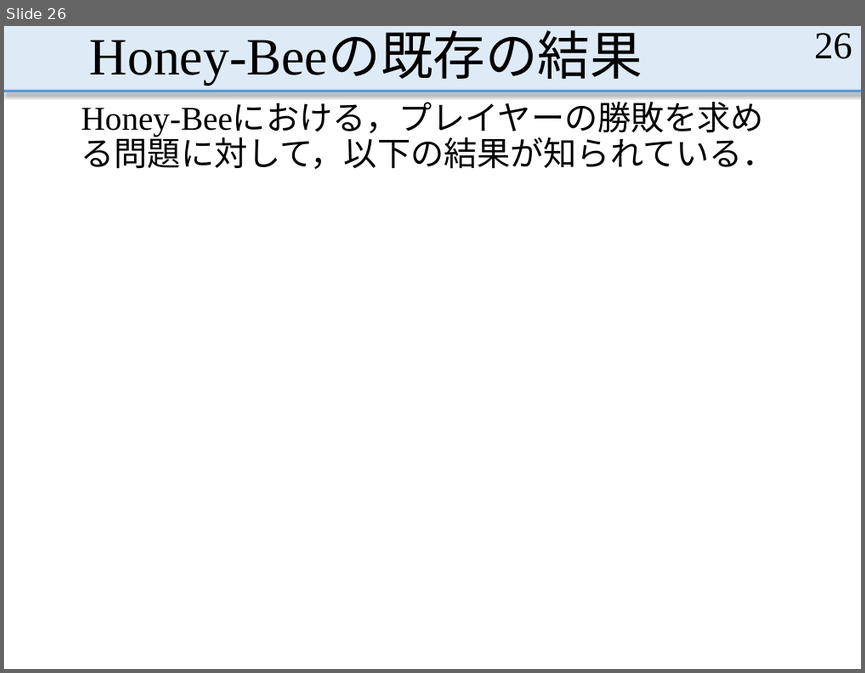
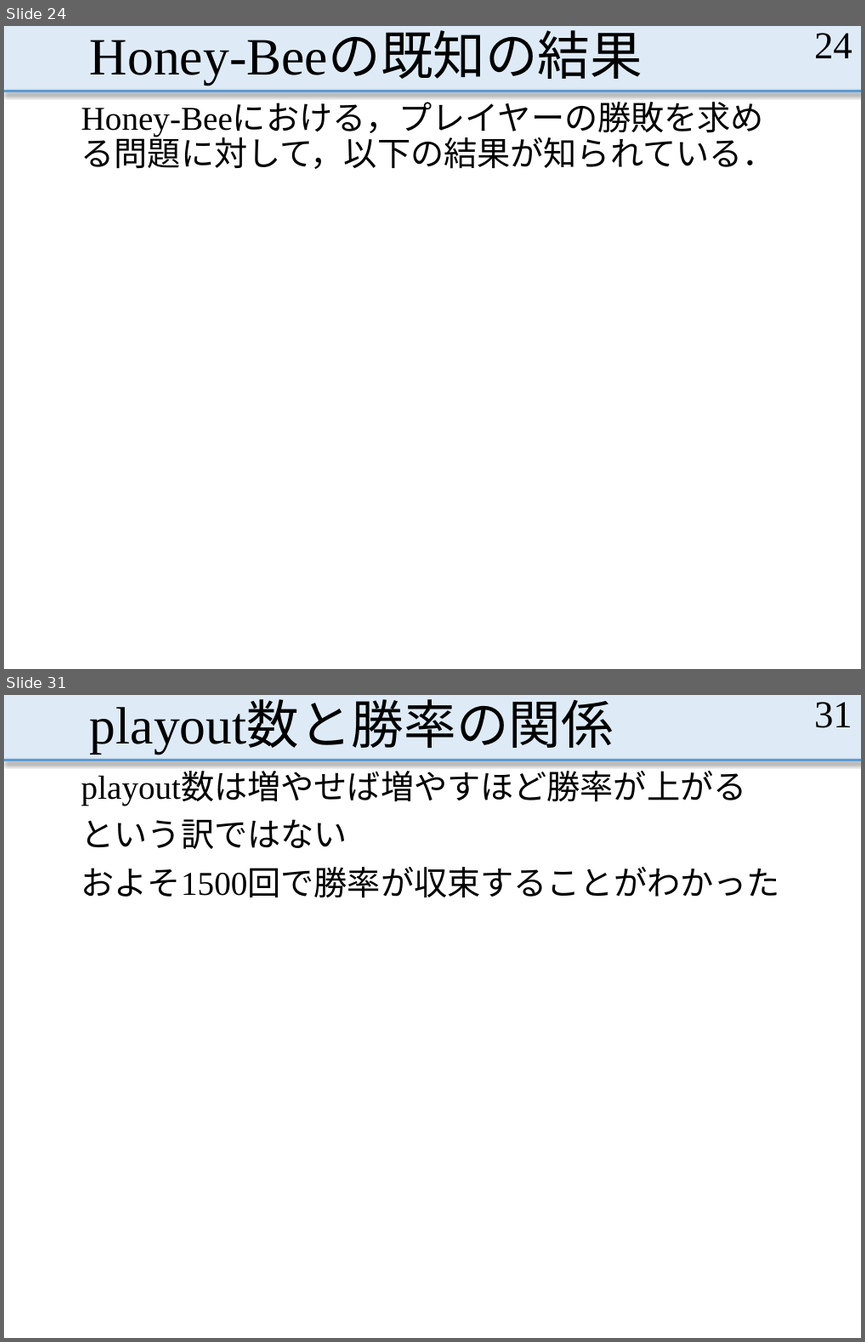
Before and after one commit to MasayaOda/SR, a slide deck: 中間発表1210.pptx. Shown one above the other, each under a label of ours: slide 26 before the commit, slides 24 and 31 after it; the slides between them are not shown. The pictures are 865x673 and 865x1342 pixels, drawn with LibreOffice and Linux fonts; fonts in the diff are those of the drawing. Boxes give left, top, right and bottom in pixels: in the first picture for what was removed or moved away, otherwise in the second. Text is boxed around its words. In the diff, an @@ line names an element or a change of style, - is before the commit and + after.

```diff
--- a/中間発表1210.pptx
+++ b/中間発表1210.pptx
@@ slide 31 added at bbox=[4, 695, 861, 1338], background #FFFFFF; not listed: 2 template elements that a slide beside it also shows @@
@@ title added at bbox=[90, 703, 613, 754], 44 pt, text #000000 @@
+playout数と勝率の関係
@@ page number added at bbox=[814, 702, 852, 728], 32 pt, text #000000 @@
+31
@@ text added at bbox=[81, 773, 780, 898], 28 pt, text #000000 @@
+playout数は増やせば増やすほど勝率が上がる
+という訳ではない
+およそ1500回で勝率が収束することがわかった
@@ what was slide 26 is now slide 24 @@
@@ slide 24 changed as well @@
@@ title at bbox=[90, 34, 642, 85]: text changed @@
-Honey-Beeの既存の結果
+Honey-Beeの既知の結果
@@ page number at bbox=[814, 33, 852, 58]: text changed @@
-26
+24
```
Also in this commit, not shown: 8 other slides changed, 8 other slides added.
